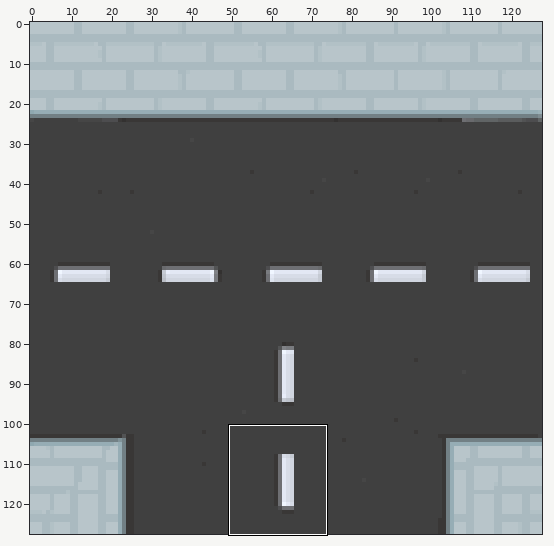
Edited in one commit: sprite sheet (resources/images/road_crossing_t.png). Above, an overview of the earlier version with the close-up marked.
Close-up. First the earlier version:
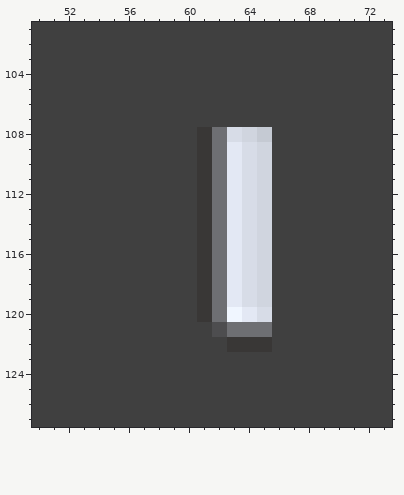
The file is 128x128 pixels. Colours within 5 levels of each other are drawn and written as one. Shown: x 50..73, y 101..127. The commit also changed other parts of the picture, which this record leaves out.
Now the later version:
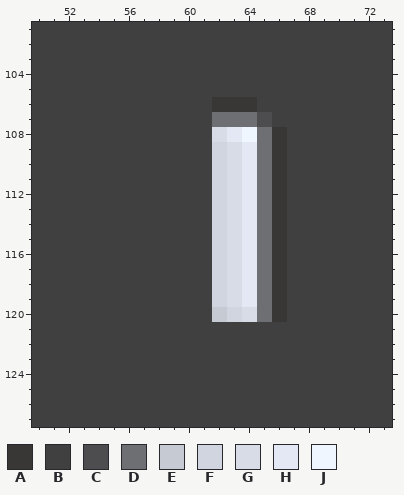
Palette (. is transparent): A #393736  B #404040  C #4d4d4f  D #6e6f73  E #c5cad3  F #d0d5df  G #d7dce7  H #e3e8f4  J #f0f6ff
What changed:
Changed rows in their new state; - is an unchanged pixel.
first column x 61:
106 -AAA--
107 -DDDC-
108 BGHJDA
109 BFGHDA
110 BFGHDA
111 BFGHDA
112 BFGHDA
113 BFGHDA
114 BFGHDA
115 BFGHDA
116 BFGHDA
117 BFGHDA
118 BFGHDA
119 BFGHDA
120 BEFGDA
121 -BBBB-
122 --BBB-
Pixel boxes of the changes (left, top, right, bottom) in both close-ups:
changed: (197, 97, 287, 352)
